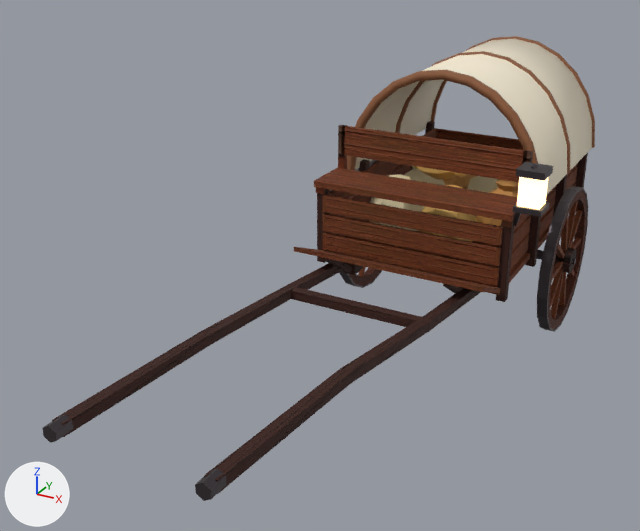
Renders of the glTF model art/town/farm/farm_wagon.gltf from each side of a commit.
The view is the same before and after, from a camera (50 mm lens) standing at (2.51, -7.18, 3.71) and looking at (-0.38, -1.91, 1.08). Lighting does not change. The marker at lower left points along +X, +Y and +Z. The picture after the commit comes second. Objects named as collision shapes, trigger or cutter boxes, shadow casters or lower levels of detail are left out. Vertices at exactly the same position are counted once.

The scene before the commit, as lines of its bpy script (objects in view):
```python
me_p111 = bpy.data.meshes.new('P111')
me_p111.from_pydata(...)  # 2277 vertices, 3974 faces; spans x -1.04..1.08, y -4.56..1.25, z 0.0..2.32
# faces by material slot: [12, 1124, 424, 2414]
me_p111.materials.append(mat_m_townglowwarm)
me_p111.materials.append(mat_m_townwood)
me_p111.materials.append(mat_m_townmetal)
me_p111.materials.append(mat_m_townpaint)
ob_farm_wagon = bpy.data.objects.new('farm_wagon', me_p111)
ob_farm_wagon.location = (0.0, 0.0, 0.0)
```
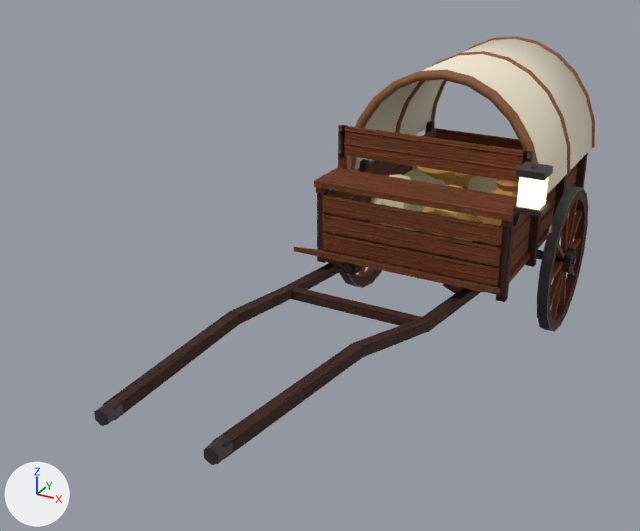
The change, as a list of edits to the scene's bpy script:
```text
Change me_p111:
    used by ob_farm_wagon; location = (0.0, 0.0, 0.0)
    remove me_p111.from_pydata(...)  # 2277 vertices, 3974 faces; spans x -1.04..1.08, y -4.56..1.25, z 0.0..2.32
    add me_p111.from_pydata(...)  # 2277 vertices, 3974 faces; spans x -1.04..1.08, y -4.32..1.25, z 0.0..2.32
    me_p111 part 1: the loose piece of 8 vertices spanning x -0.53..-0.43, y -4.5..-3.2, z 1.01..1.19 is multiplied about its middle by the matrix ((1.008, -0.061, 0.005), (0.061, 1.008, -0.031), (-0.003, 0.031, 1.01)), then moved by (0.09, 0.24, 0.02)
    me_p111 part 2: the loose piece of 8 vertices spanning x 0.43..0.53, y -4.5..-3.2, z 1.01..1.19 is multiplied about its middle by the matrix ((1.008, 0.061, -0.005), (-0.061, 1.008, -0.031), (0.003, 0.031, 1.01)), then moved by (-0.09, 0.24, 0.02)
    me_p111 part 3: the loose piece of 12 vertices spanning x -0.51..-0.43, y -4.56..-4.44, z 1.1..1.2 is moved by (0.12, 0.24, 0.0)
    me_p111 part 4: the loose piece of 12 vertices spanning x 0.43..0.51, y -4.56..-4.44, z 1.1..1.2 is moved by (-0.12, 0.24, 0.0)
    me_p111 part 5
    me_p111.vertices[644].co: (-0.53, -3.21, 1.01) -> (-0.48, -2.96, 1.05)
    me_p111.vertices[645].co: (-0.53, -3.2, 1.09) -> (-0.48, -2.95, 1.13)  # pixel (201, 330) -> pixel (229, 311)
    me_p111.vertices[646].co: (-0.45, -3.2, 1.01) -> (-0.41, -2.95, 1.05)  # pixel (211, 344) -> pixel (238, 324)
    me_p111.vertices[647].co: (-0.45, -3.19, 1.09) -> (-0.41, -2.94, 1.12)  # pixel (211, 333) -> pixel (239, 313)
    me_p111.vertices[668].co: (0.45, -3.2, 1.01) -> (0.41, -2.95, 1.05)
    me_p111.vertices[669].co: (0.45, -3.19, 1.09) -> (0.41, -2.94, 1.12)  # pixel (339, 368) -> pixel (352, 342)
    me_p111.vertices[670].co: (0.53, -3.21, 1.01) -> (0.48, -2.96, 1.05)  # pixel (349, 384) -> pixel (361, 357)
    me_p111.vertices[671].co: (0.53, -3.2, 1.09) -> (0.48, -2.95, 1.13)  # pixel (350, 372) -> pixel (363, 345)
```

What differs and where, as boxes [x1, y1, x2, y2] in the pictures (640 x 531 px; the box of a moved part takes in the faces that stretch with it):
'farm_wagon', reshaped (9% narrower, 8% shorter): before [42, 36, 595, 501]; after [94, 36, 595, 465]
part 1 of me_p111, moved or reshaped: before [52, 331, 211, 437]; after [103, 312, 239, 420]
part 2 of me_p111, moved or reshaped: before [204, 369, 351, 494]; after [212, 343, 363, 459]
part 3 of me_p111, moved or reshaped: before [42, 414, 73, 443]; after [94, 399, 123, 426]
part 4 of me_p111, moved or reshaped: before [195, 469, 226, 501]; after [204, 435, 233, 465]
part 5 of me_p111, moved or reshaped: before [202, 286, 430, 384]; after [229, 286, 430, 358]
